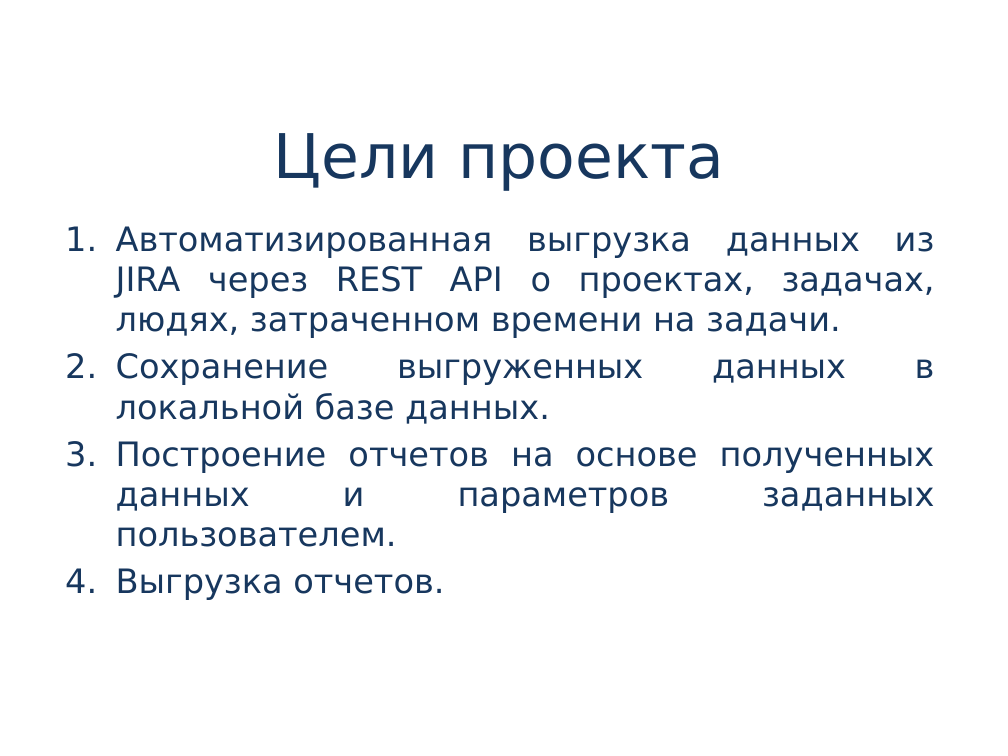
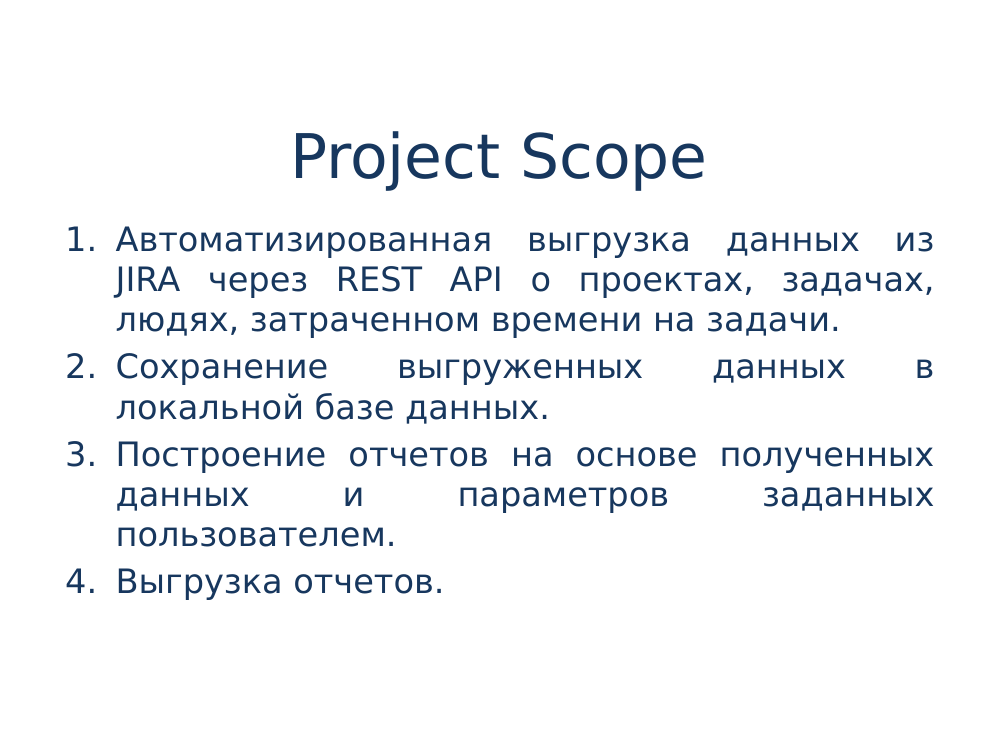
Before and after one commit to chursin-andrey/project-jastt, a slide deck: slide 2 of presentation/jastt.pptx. Drawn at 1008x756 pixels with LibreOffice and Linux fonts; fonts in the diff are those of the drawing; background and template pictures are left out. Boxes give left, top, right and bottom in pixels: in the first picture for what was removed or moved away, otherwise in the second. Text is boxed around its words. In the diff, an @@ line names an element or a change of style, - is before the commit and + after.

```diff
--- a/presentation/jastt.pptx
+++ b/presentation/jastt.pptx
@@ title at (290, 131, 707, 191): text changed @@
-Цели проекта
+Project Scope
```
Also in this commit, not shown: 5 other slides changed, 1 slide added, 1 slide removed, 5 other files.
